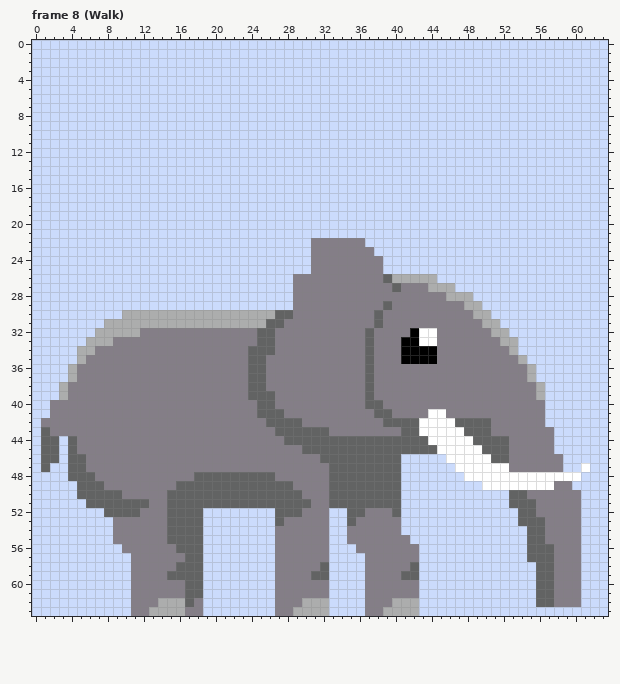
A pixel-art file gets an edit: Aseprite files/Elephant.aseprite. This is how it looked before the edit.
64x64 pixels, 16 frames. Shown: frame 8 (Walk). The commit also changed other frames, which this record leaves out.
Once edited:
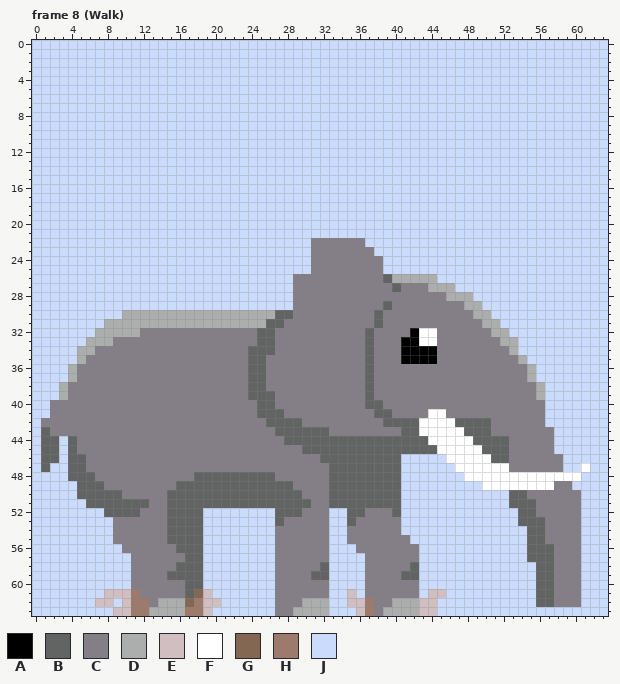
Palette (. is transparent): A #000000  B #626363  C #847e87  D #acadad  E #d0bec1  F #ffffff  G #846752  H #9d7a6c  J #cbdbfc
Change:
layer "Body" added
layer "Particles & whatnot" added
layer "Layer 2" removed
Frame 8 (Walk), layer "Particles & whatnot":
y 61: x 8..11 JJJC -> EEEH; x 18..19 BJ -> GE; x 35 J -> E; x 44..45 JJ -> EE
y 62: x 7..8 JJ -> EE; x 10..12 JCC -> EHH; x 17..20 BCJJ -> GHEE; x 35..37 JJC -> EEH; x 43..44 JJ -> EE
y 63: x 9..12 JJCC -> EEHH; x 17..19 CCJ -> HHE; x 36..37 JC -> EH; x 43..44 JJ -> EE
Boxes around the changes in both pictures, in picture pixels (x1, y1, x2, y2):
changed: (95, 589, 221, 616)
changed: (347, 589, 374, 616)
changed: (419, 589, 446, 616)
